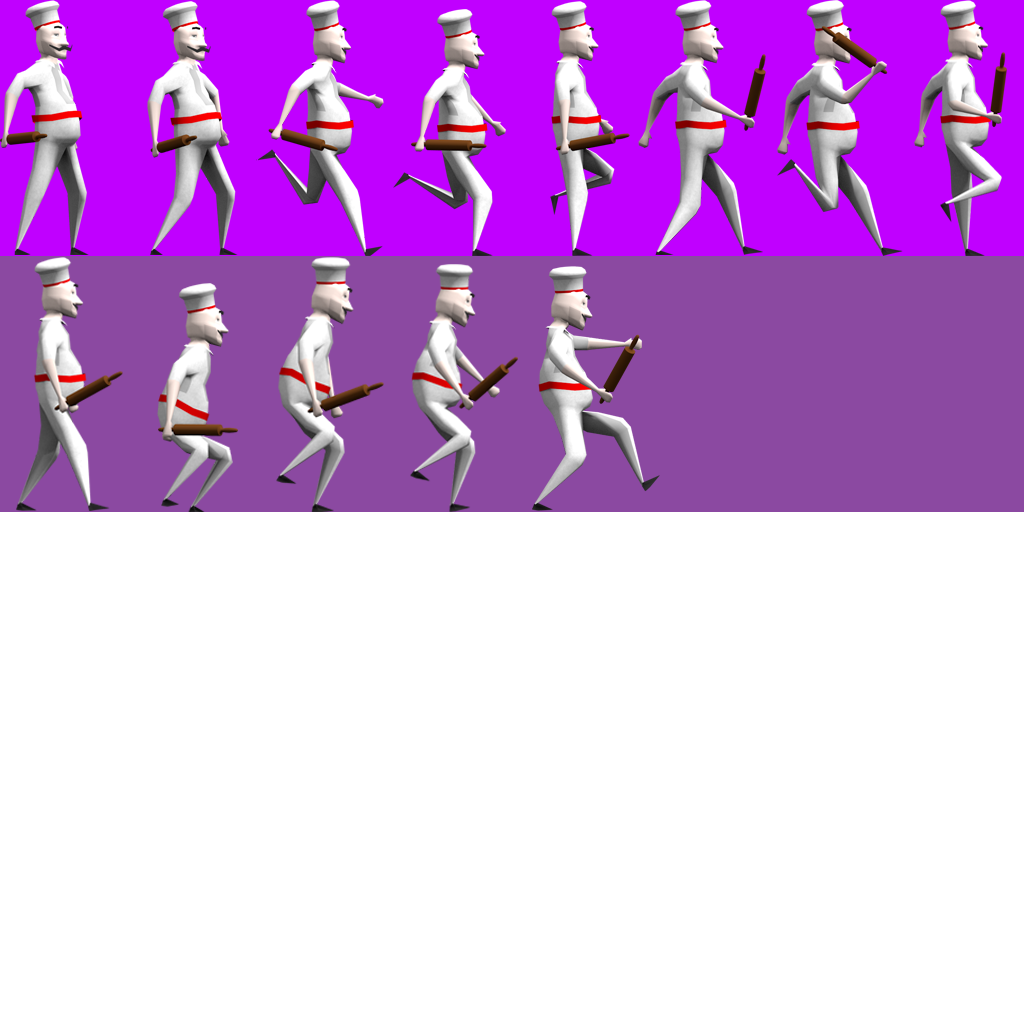
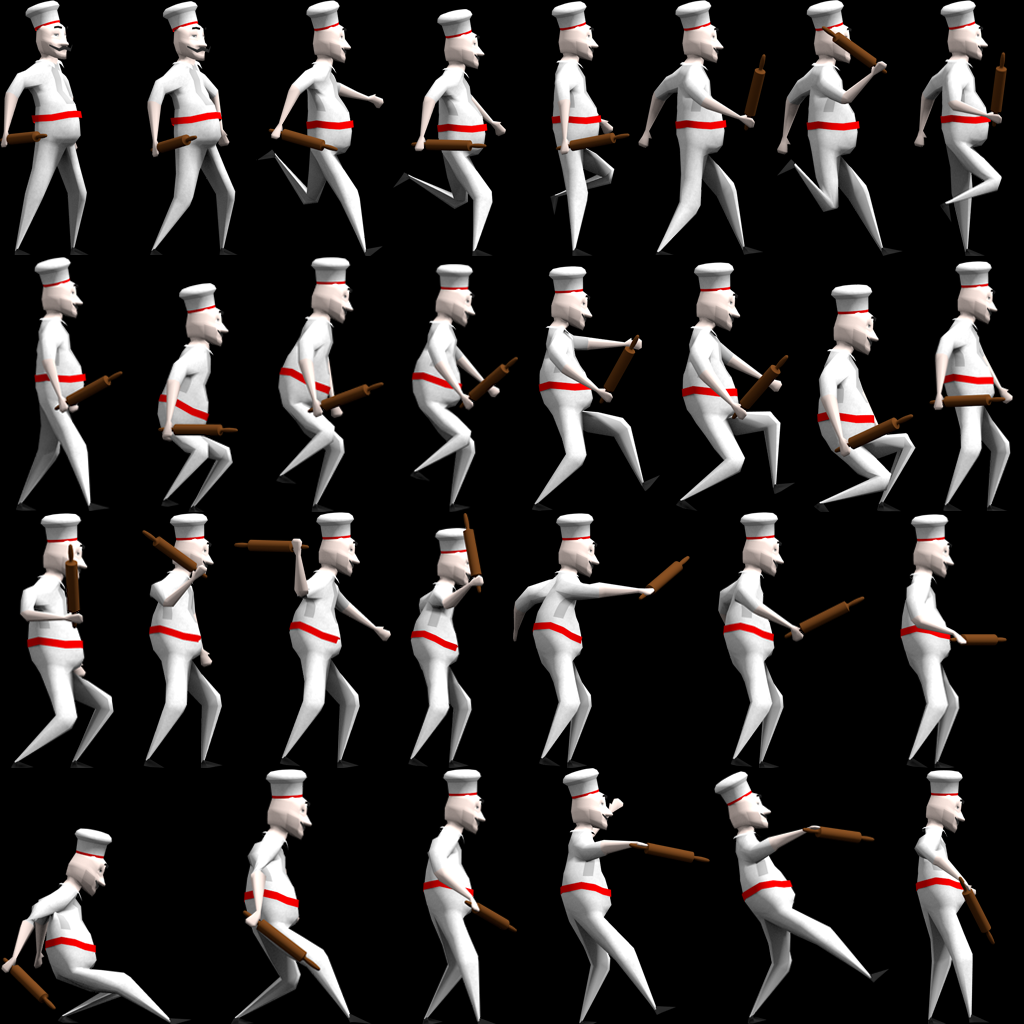
The second 1024 × 1024 image is a revision of the first. Changes to its layers:
hid "Layer 20", blend normal → hue, moved it above "Layer 13", painted on it, masked it over box(0, 0, 1024, 1024)
removed layer "Layer 17" over box(410, 264, 518, 512)
removed layer "Layer 16" over box(276, 257, 384, 512)
removed layer "Layer 15" over box(157, 283, 238, 512)
removed layer "Layer 14" over box(777, 0, 903, 256)
removed layer "Layer 12" over box(0, 0, 1007, 256)
painted on "Layer 13", masked it over box(0, 0, 1013, 1024)
hid "Layer 19" over box(0, 256, 1024, 512)
hid "Layer 18" over box(0, 0, 1024, 256)
showed "Layer 9", painted on it over box(0, 0, 1024, 1024)
